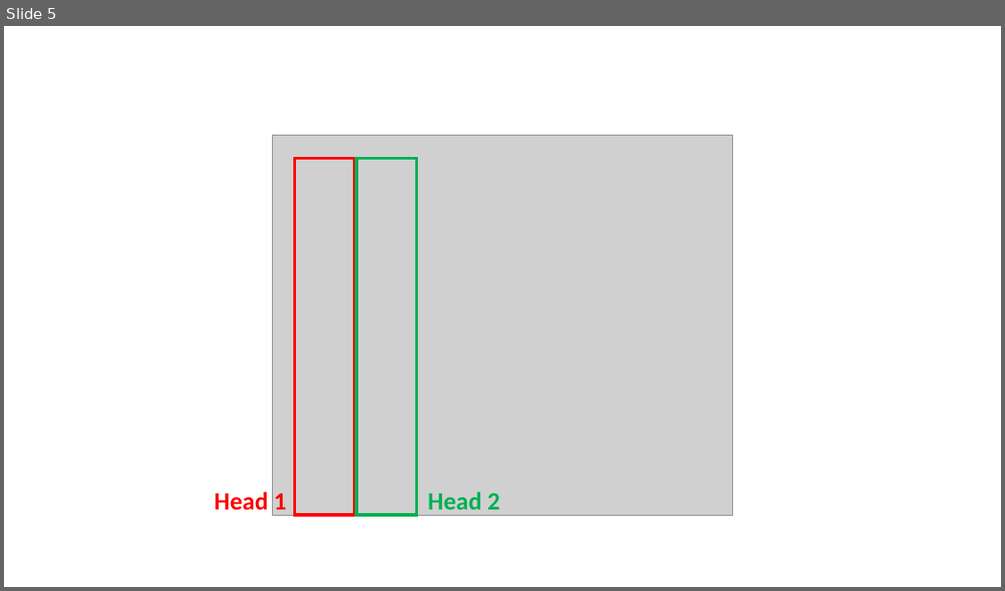
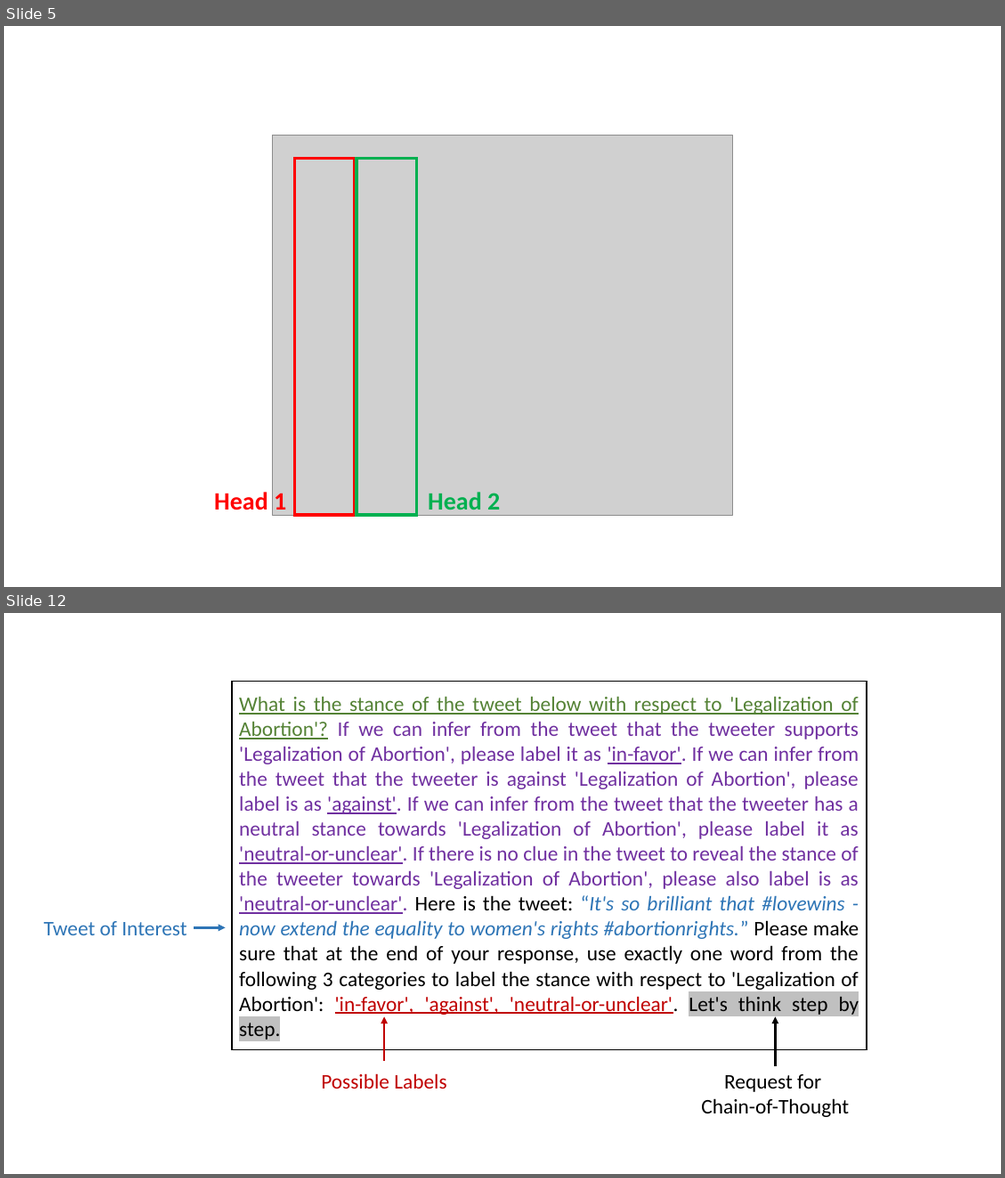
Before and after one commit to yunshiuan/prelim_stance_detection, a slide deck: images/processing_images.pptx. Shown one above the other, each under a label of ours: slide 5 before the commit, slides 5 and 12 after it; the slides between them are not shown. The pictures are 1005x591 and 1005x1178 pixels, drawn with LibreOffice and Linux fonts; fonts in the diff are those of the drawing; grey boxes stand for pictures. Boxes give left, top, right and bottom in pixels: in the first picture for what was removed or moved away, otherwise in the second. Text is boxed around its words. In the diff, an @@ line names an element or a change of style, - is before the commit and + after.

```diff
--- a/images/processing_images.pptx
+++ b/images/processing_images.pptx
@@ slide 12 added at <box>4,613,1001,1174</box>, background #FFFFFF @@
@@ group added at <box>44,637,896,1117</box>: 3 texts, 3 arrows, 2 rectangles @@
+What is the stance of the tweet below with respect to 'Legalization of Abortion'? If we can infer from the tweet that the tweeter supports 'Legalization of Abortion', please label it as 'in-favor'. If we can infer from the tweet that the tweeter is against 'Legalization of Abortion', please label is as 'against'. If we can infer from the tweet that the tweeter has a neutral stance towards 'Legalization of Abortion', please label it as 'neutral-or-unclear'. If there is no clue in the tweet to reveal the stance of the tweeter towards 'Legalization of Abortion', please also label is as 'neutral-or-unclear'. Here is the tweet: “It's so brilliant that #lovewins - now extend the equality to women's rights #abortionrights.” Please make sure that at the end of your response, use exactly one word from the following 3 categories to label the stance with respect to 'Legalization of Abortion': 'in-favor', 'against', 'neutral-or-unclear'. Let's think step by step.
+Possible Labels
+Tweet of Interest
+Request for
+Chain-of-Thought
```
Also in this commit, not shown: 7 other slides added.
